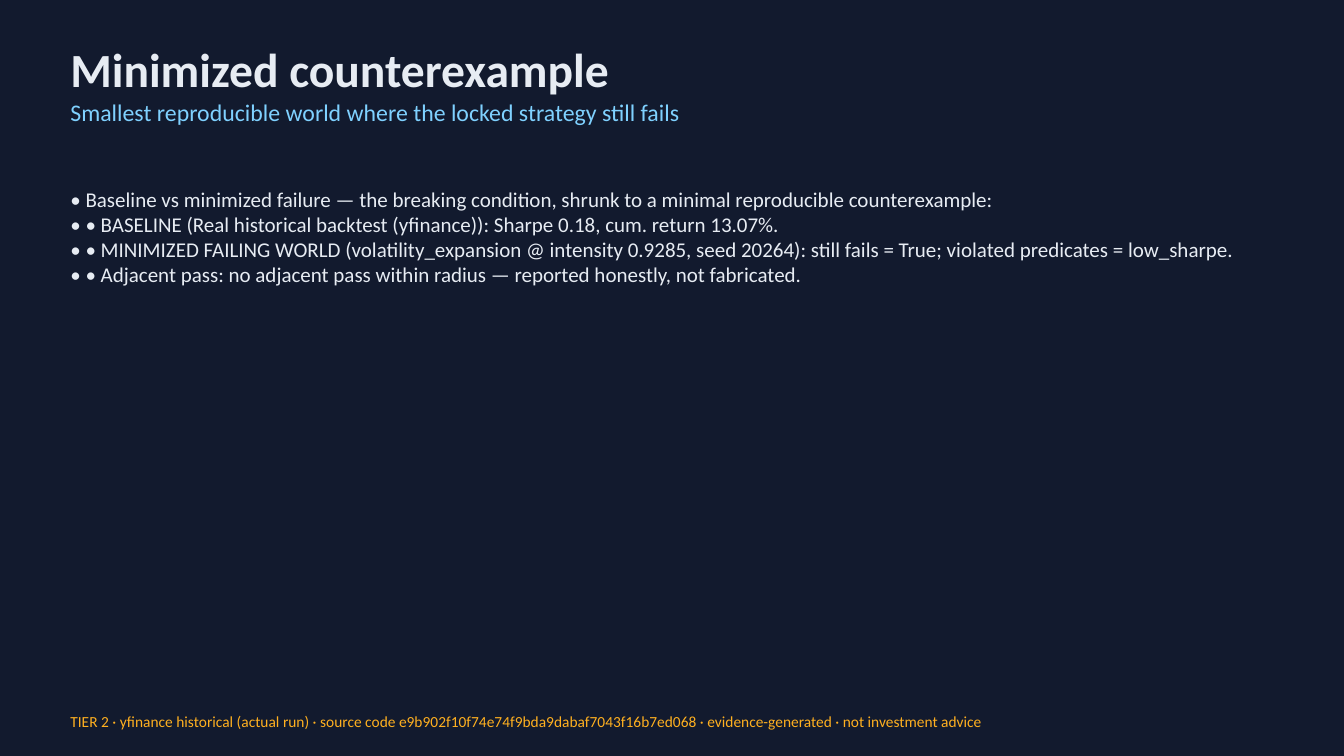
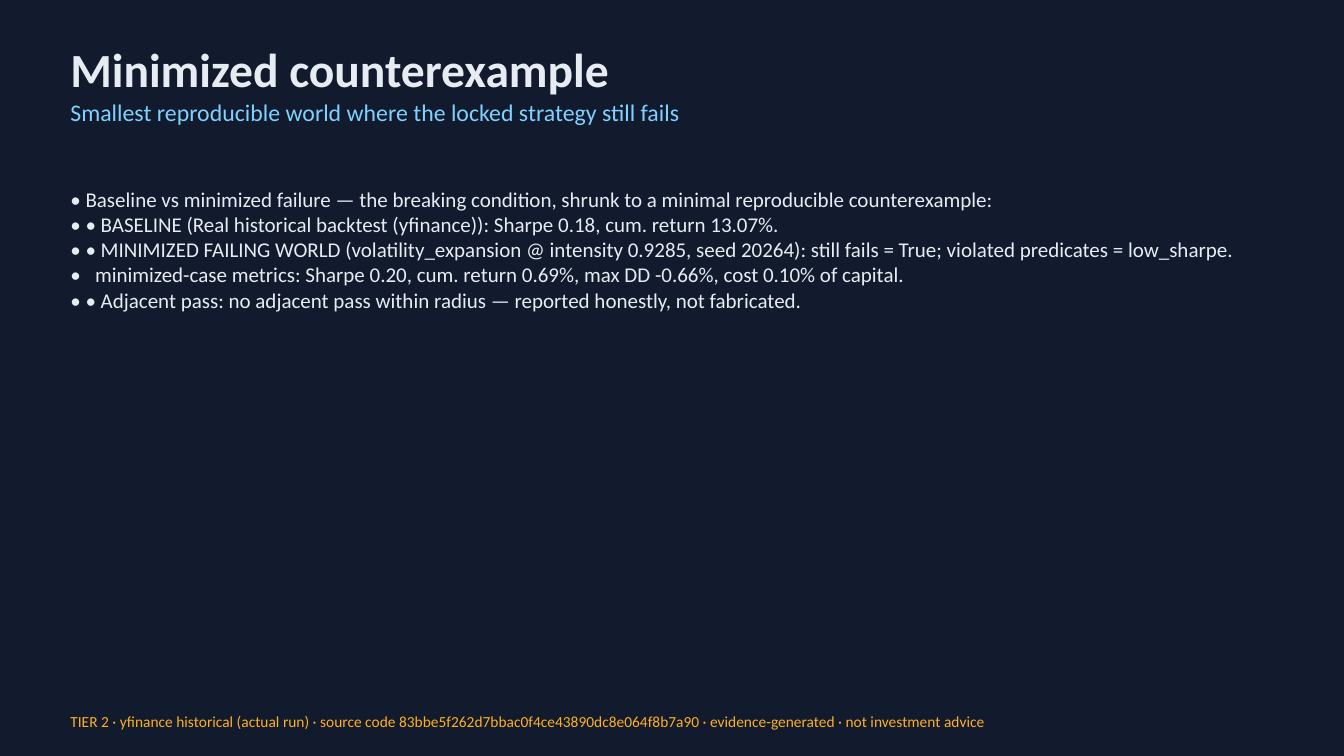
Before and after one commit to Scott-Switzer/market-fuzzer, a slide deck: slide 6 of app/static/pitch-deck/fenrix_deck.pptx. Drawn at 1344x756 pixels with LibreOffice and Linux fonts; fonts in the diff are those of the drawing. Boxes give left, top, right and bottom in pixels: in the first picture for what was removed or moved away, otherwise in the second. Text is boxed around its words. In the diff, an @@ line names an element or a change of style, - is before the commit and + after.

Commit message:
release pass: fix minimization boundary, FLAGSHIP_30 + Diversified liquid 30 labels, two-column stress matrix, slide-6 metrics, AUDIT_FINAL CI gate

```diff
--- a/app/static/pitch-deck/fenrix_deck.pptx
+++ b/app/static/pitch-deck/fenrix_deck.pptx
@@ text at (95,267,904,286): paragraph added @@
+• minimized-case metrics: Sharpe 0.20, cum. return 0.69%, max DD -0.66%, cost 0.10% of capital.
@@ text at (70,716,984,730): text changed @@
-TIER 2 · yfinance historical (actual run) · source code e9b902f10f74e74f9bda9dabaf7043f16b7ed068 · evidence-generated · not investment advice
+TIER 2 · yfinance historical (actual run) · source code 83bbe5f262d7bbac0f4ce43890dc8e064f8b7a90 · evidence-generated · not investment advice
```
Also in this commit, not shown: 3 other slides changed, 8 other files.
